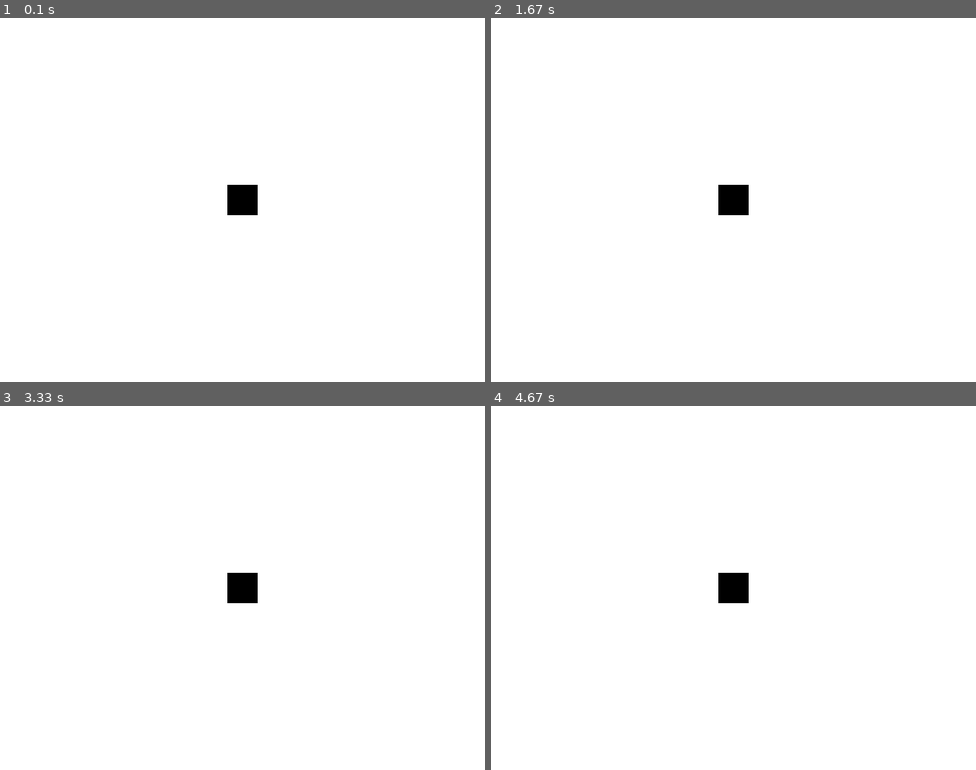
Above: before the commit, frames 1-4 (two rows, left to right).
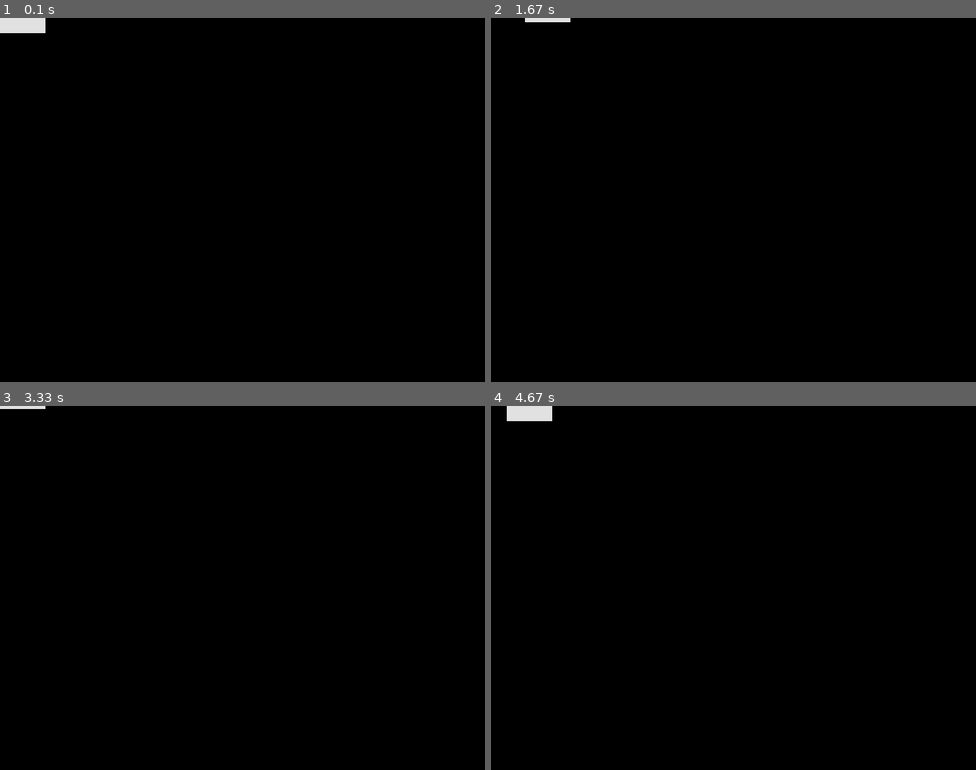
Above: after the commit, the same moments.

Repository: calebyhan/pygame-game
Game: pygame game, started from main.py
The game is run twice, just before and just after one commit, with the same random seed, the same clock (stepped at 60 frames per second) and the same inputs.
Inputs:
- Up to frame 1 (0.1 s): no input
- Up to frame 2 (1.67 s): hold Right 0.33-0.8 s; hold Up 0.83-1.13 s; hold Right 1.17-1.63 s
- Up to frame 3 (3.33 s): hold Left 1.67-2.2 s; hold Down 2.23-2.53 s; hold Left 2.57-2.97 s; hold Up from 3 s (still down)
- Up to frame 4 (4.67 s): release Up at 3.37 s; hold Right 3.4-4.03 s; hold Down 4.07-4.43 s; hold Left from 4.47 s (still down)

The runs differ from the first frame. In frame 1, 99% of the frame differs, in the area x 0-100%, y 0-100%; in frame 2, 99%; in frame 3, 99%; in frame 4, 99%.

Commit message:
Made rect move

Diff:
--- a/main.py
+++ b/main.py
@@ -9,13 +9,31 @@
     KEYDOWN,
     QUIT,
 )
+SCREEN_WIDTH = 800
+SCREEN_HEIGHT = 600
+
+class Player(pygame.sprite.Sprite):
+    def __init__(self):
+        super(Player, self).__init__()
+        self.surf = pygame.Surface((75, 25))
+        self.surf.fill((225, 225, 225))
+        self.rect = self.surf.get_rect()
+
+    def update(self, pressed_keys):
+        if pressed_keys[K_UP]:
+            self.rect.move_ip(0, -1)
+        if pressed_keys[K_DOWN]:
+            self.rect.move_ip(0, 1)
+        if pressed_keys[K_LEFT]:
+            self.rect.move_ip(-1, 0)
+        if pressed_keys[K_RIGHT]:
+            self.rect.move_ip(1, 0)
 
 pygame.init()
 
-SCREEN_WIDTH = 800
-SCREEN_HEIGHT = 600
+screen = pygame.display.set_mode((SCREEN_WIDTH, SCREEN_HEIGHT))
 
-screen = pygame.display.set_mode((SCREEN_WIDTH, SCREEN_HEIGHT))
+player = Player()
 
 running = True
 
@@ -27,17 +45,16 @@
         elif event.type == QUIT:
             running = False
 
-    screen.fill((255, 255, 255))
+    pressed_keys = pygame.key.get_pressed()
+
+    player.update(pressed_keys)
+
+    screen.fill((0, 0, 0))
 
     surf = pygame.Surface((50, 50))
 
     surf.fill((0, 0, 0))
-    rect = surf.get_rect()
 
-    surf_center = (
-        (SCREEN_WIDTH-surf.get_width()) / 2,
-        (SCREEN_HEIGHT - surf.get_height()) / 2
-    )
+    screen.blit(player.surf, player.rect)
 
-    screen.blit(surf, surf_center)
     pygame.display.flip()
